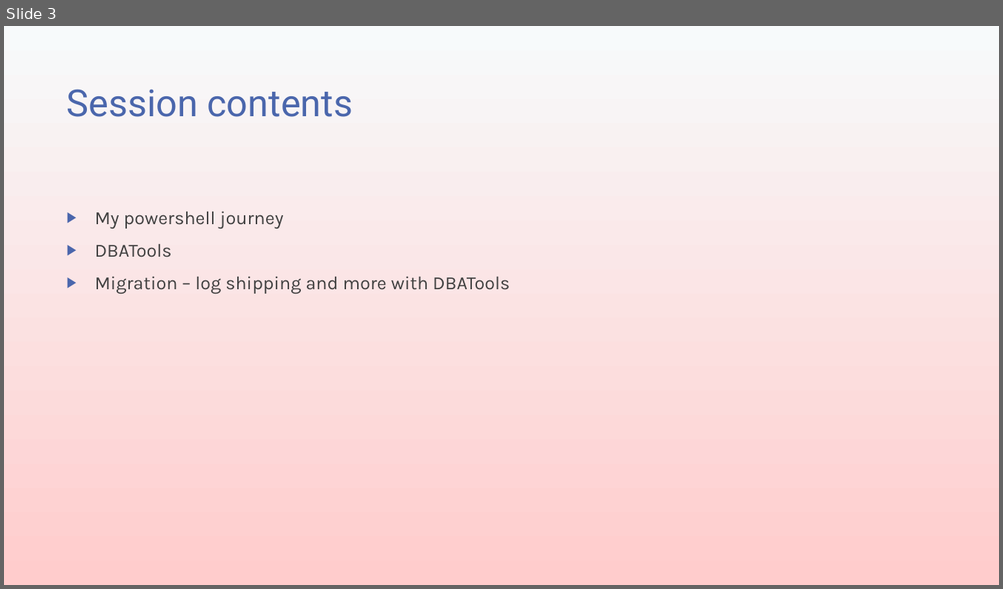
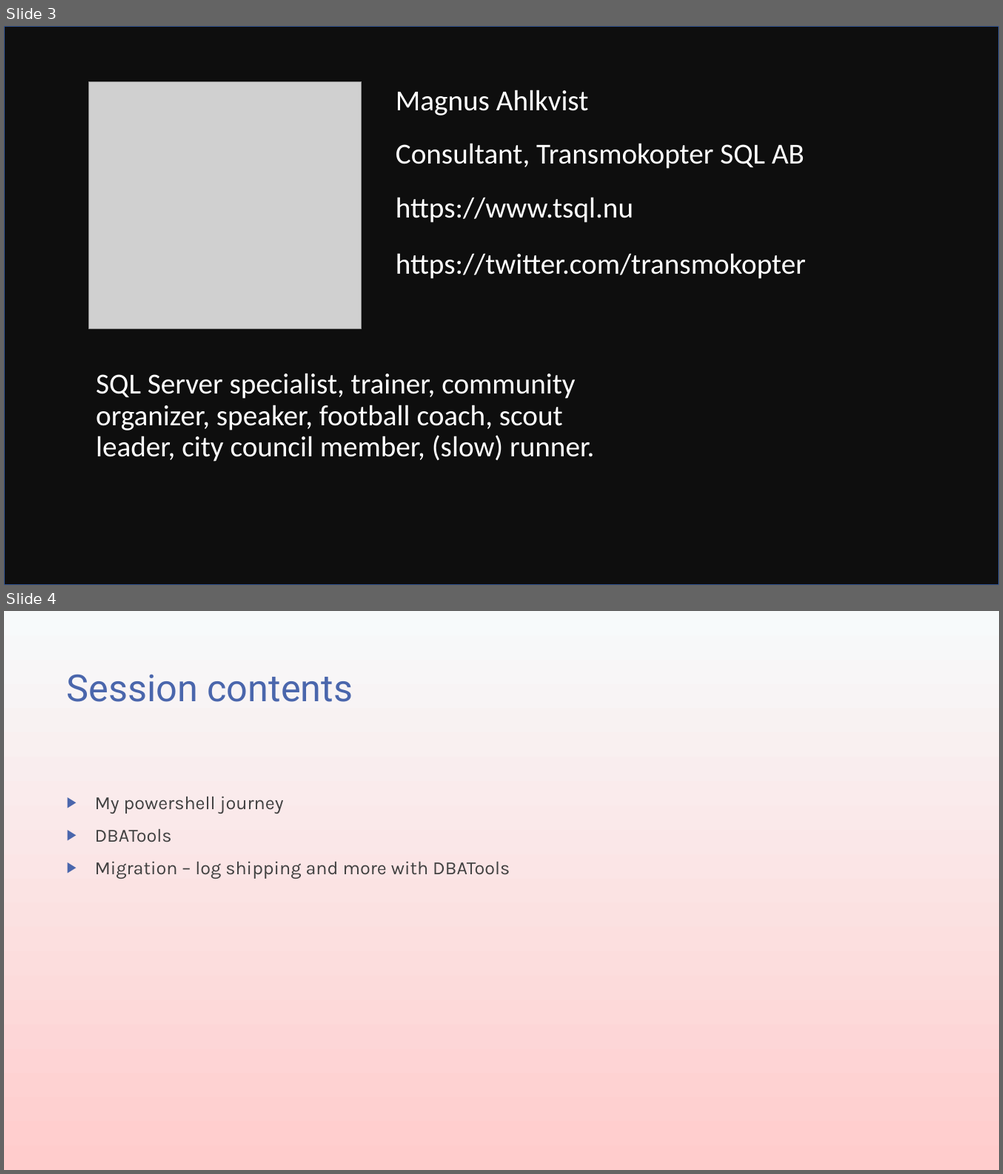
Before and after one commit to transmokopter/Presentations, a slide deck: ILoveDBATools/ILoveDBATools.pptx. Shown one above the other, each under a label of ours: slide 3 before the commit, slides 3 and 4 after it. The pictures are 1003x589 and 1003x1174 pixels, drawn with LibreOffice and Linux fonts; fonts in the diff are those of the drawing; grey boxes stand for pictures; background and template pictures are left out; a plain dark background stands for a picture behind light text. Boxes give left, top, right and bottom in pixels: in the first picture for what was removed or moved away, otherwise in the second. Text is boxed around its words. In the diff, an @@ line names an element or a change of style, - is before the commit and + after.

```diff
--- a/ILoveDBATools/ILoveDBATools.pptx
+++ b/ILoveDBATools/ILoveDBATools.pptx
@@ slide 3 added at [4,26,999,585], background picture (left out) @@
@@ rectangle added at [4,26,999,585], fill #000000 at 66% opacity, outline #325491 1 pt @@
@@ picture added at [88,82,361,329] @@
@@ text added at [395,90,589,116], 28 pt, text #FFFFFF @@
+Magnus Ahlkvist
@@ text added at [395,143,804,169], 28 pt, text #FFFFFF @@
+Consultant, Transmokopter SQL AB
@@ text added at [395,197,633,223], 28 pt, text #FFFFFF @@
+https://www.tsql.nu
@@ text added at [395,253,805,279], 28 pt, text #FFFFFF @@
+https://twitter.com/transmokopter
@@ text added at [96,373,594,462], 28 pt, text #FFFFFF @@
+SQL Server specialist, trainer, community organizer, speaker, football coach, scout leader, city council member, (slow) runner.
@@ what was slide 3 is now slide 4 @@
```
Also in this commit, not shown: 8 slides changed, 2 other slides added, 1 slide removed, 7 other files.
